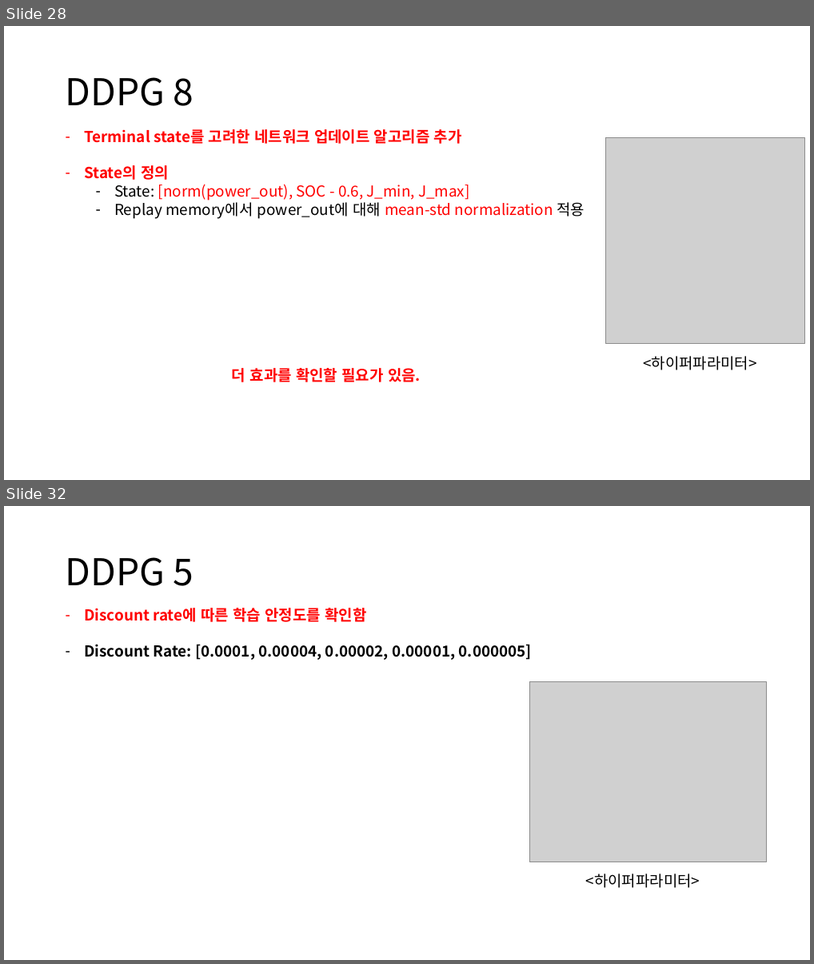
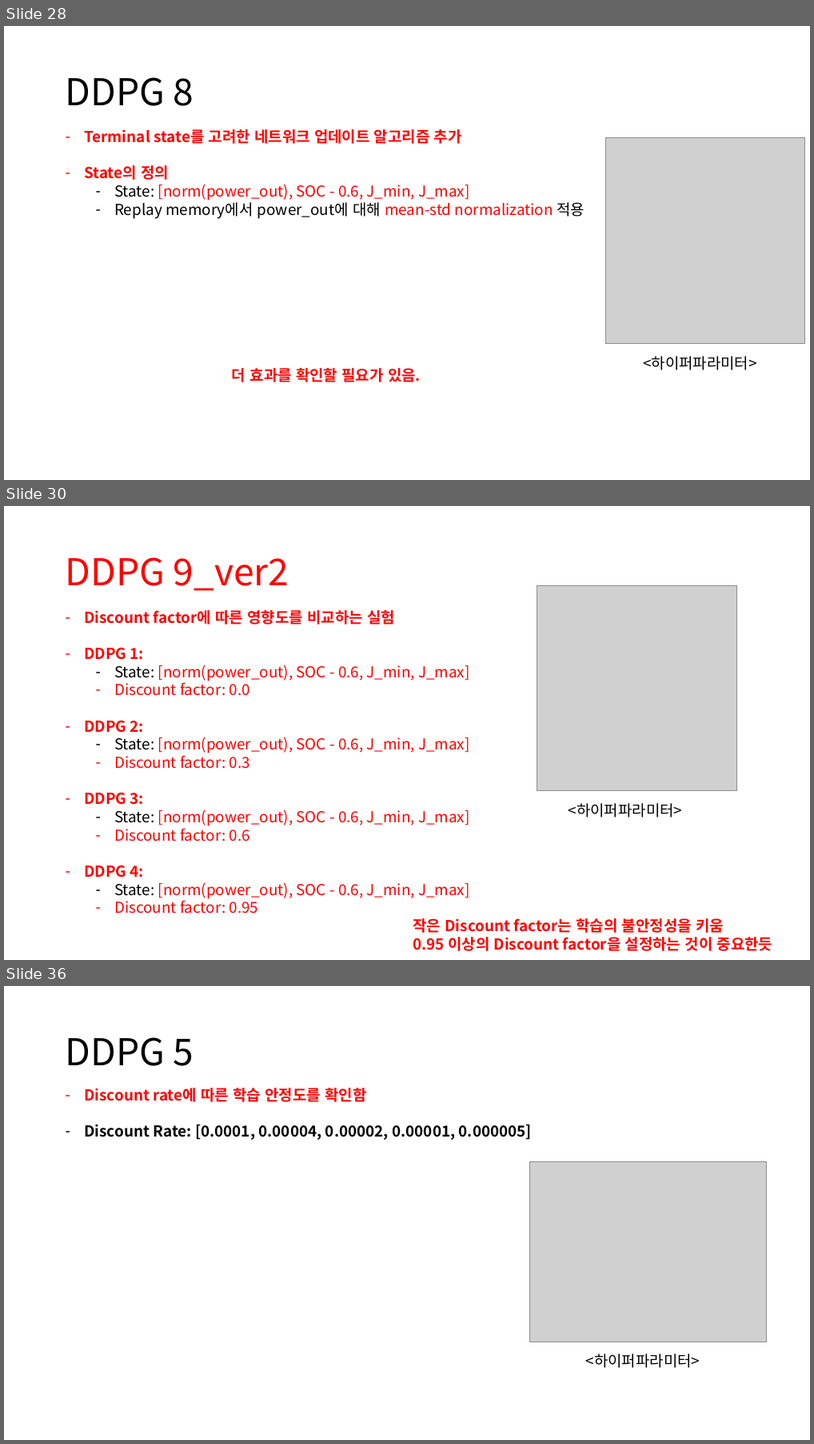
Before and after one commit to zidane89/experiment, a slide deck: 실험정리.pptx. Shown one above the other, each under a label of ours: slides 28 and 32 before the commit, slides 28, 30 and 36 after it; the slides between them are not shown. The pictures are 814x964 and 814x1444 pixels, drawn with LibreOffice and Linux fonts; fonts in the diff are those of the drawing; grey boxes stand for pictures. Boxes give left, top, right and bottom in pixels: in the first picture for what was removed or moved away, otherwise in the second. Text is boxed around its words. In the diff, an @@ line names an element or a change of style, - is before the commit and + after.

```diff
--- a/실험정리.pptx
+++ b/실험정리.pptx
@@ slide 30 added at (4,506,810,960), background #FFFFFF @@
@@ title added at (66,557,289,591), 44 pt, text #FF0000 @@
+DDPG 9_ver2
@@ picture added at (538,585,738,790) @@
@@ text added at (84,610,470,913), 18 pt, text #FF0000 @@
+  – Discount factor에 따른 영향도를 비교하는 실험
+  – DDPG 1:
+    – State: [norm(power_out), SOC - 0.6, J_min, J_max]
+    – Discount factor: 0.0
+  – DDPG 2:
+    – State: [norm(power_out), SOC - 0.6, J_min, J_max]
+    – Discount factor: 0.3
+  – DDPG 3:
+    – State: [norm(power_out), SOC - 0.6, J_min, J_max]
+    – Discount factor: 0.6
+  – DDPG 4:
+    – State: [norm(power_out), SOC - 0.6, J_min, J_max]
+    – Discount factor: 0.95
@@ text added at (569,803,683,817), 18 pt, text #000000 @@
+<하이퍼파라미터>
@@ text added at (413,918,774,951), 18 pt, text #FF0000, bold @@
+작은 Discount factor는 학습의 불안정성을 키움
+0.95 이상의 Discount factor을 설정하는 것이 중요한듯
@@ what was slide 32 is now slide 36 @@
```
Also in this commit, not shown: 3 slides changed, 3 other slides added, 10 other files.
